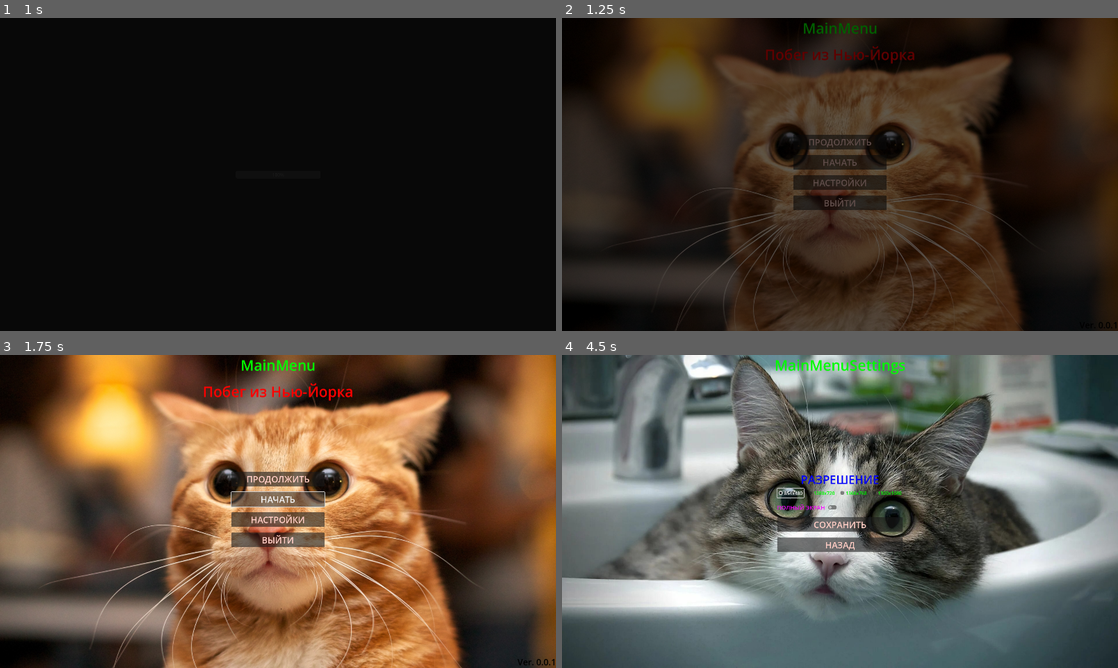
Above: before the commit, frames 1-4 (two rows, left to right).
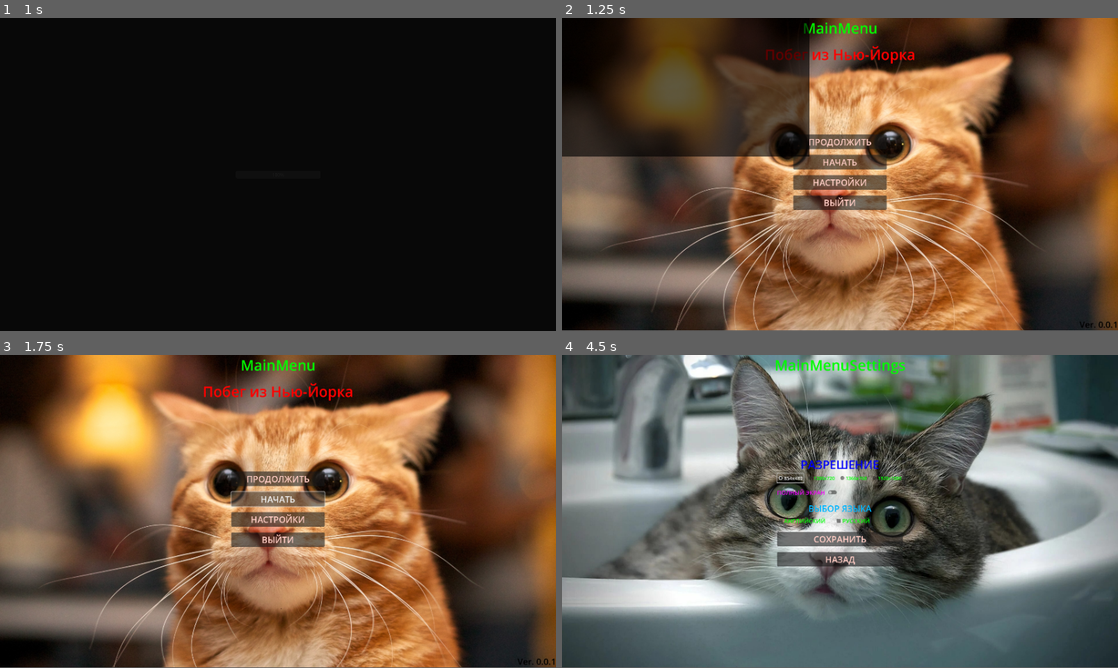
Above: after the commit, the same moments.

Repository: Kooler7/space_jail_break
Game: Godot game, scene res://main/main.tscn
The game is run twice, just before and just after one commit, with the same random seed, the same clock (stepped at 60 frames per second) and the same inputs.
Inputs:
- Up to frame 1 (1 s): no input
- Up to frame 2 (1.25 s): no input
- Up to frame 3 (1.75 s): click "НАЧАТЬ" at 1.25 s
- Up to frame 4 (4.5 s): click "НАЧАТЬ" at 2 s; click "ПРОДОЛЖИТЬ" at 2.75 s; click "НАСТРОЙКИ" at 3.5 s; click "854x480" at 4.25 s
In our replay, in frame 2 the window is 800x450 before the commit and 800x449 after it. These sizes can differ from the game's own. Grey fills any space a smaller window leaves; there, only what the larger window draws over its background counts as a difference.

Frame 1 is identical in both runs. In frame 2, 72% of the frame differs, in the area x 0-100%, y 0-100%; in frame 3, 2.0%; in frame 4, 4.5%.

Commit message:
ScreenSettings Done

Diff:
--- a/autoloads/Settings.gd
+++ b/autoloads/Settings.gd
@@ -1,11 +1,10 @@
 #settings.gd
 extends Node
 
-@onready var root : Viewport = get_viewport()
 @onready var window : Window = get_window()
 
-func _ready() -> void:
-	set_screen_resolution()
+#func _ready() -> void:
+	#set_screen_resolution()
 
 enum ScreenStates {
 	WINDOWED,
@@ -13,7 +12,7 @@
 }
 var current_screen_state : ScreenStates = ScreenStates.WINDOWED
 
-
+var camera : Camera2D
 var full_screen : bool = false
 var screen_resolution : int = 0
 var screen_sizes : Array = [
@@ -24,44 +23,30 @@
 	]
 
 
-func set_screen_resolution() -> void:
-	if screen_resolution == 0:
-		window.size = screen_sizes[0]
-		root.size = screen_sizes[0]
-#		screen_metrics()
-	elif screen_resolution == 1:
-		window.size = screen_sizes[1]
-		root.size = screen_sizes[1]
-#		screen_metrics()
-	elif screen_resolution == 2:
-		window.size = screen_sizes[2]
-		root.size = screen_sizes[2]
-#		screen_metrics()
-	elif screen_resolution == 3:
-		window.size = screen_sizes[3]
-		root.size = screen_sizes[3]
-#		screen_metrics()
+func check_screen_resolution() -> void:
+	match  screen_resolution:
+		0:
+			set_screen_resolution(screen_sizes[3], screen_sizes[0])
+		1:
+			set_screen_resolution(screen_sizes[3], screen_sizes[1])
+		2:
+			set_screen_resolution(screen_sizes[3], screen_sizes[2])
+		3:
+			set_screen_resolution(screen_sizes[3], screen_sizes[3])
+
+
+func set_screen_resolution(default_resolution : Vector2, new_resolution : Vector2):
+		DisplayServer.window_set_size(new_resolution)
+		window.content_scale_factor = default_resolution.x / new_resolution.x
+		camera.zoom.x = 1/window.content_scale_factor
+		camera.zoom.y = 1/window.content_scale_factor
+
 
 func toggle_fullscreen(new_state) -> void:
 	match new_state:
 		ScreenStates.WINDOWED:
 			DisplayServer.window_set_mode(DisplayServer.WINDOW_MODE_WINDOWED)
-			set_screen_resolution()
 			current_screen_state = ScreenStates.WINDOWED
 		ScreenStates.FULLSCREEN:
 			DisplayServer.window_set_mode(DisplayServer.WINDOW_MODE_FULLSCREEN)
-			set_screen_resolution()
 			current_screen_state = ScreenStates.FULLSCREEN
-	#full_screen = window.window_fullscreen
-	#if full_screen == false:
-		#full_screen = true
-		#window.window_fullscreen = full_screen
-		#await get_tree().idle_frame
-		#await get_tree().idle_frame
-		#set_screen_resolution()
-	#elif full_screen == true:
-		#full_screen = false
-		#window.window_fullscreen = full_screen
-		#await get_tree().idle_frame
-		#await get_tree().idle_frame
-		#set_screen_resolution()
--- a/levels/main_menu/main_menu.gd
+++ b/levels/main_menu/main_menu.gd
@@ -1,3 +1,4 @@
+#main_menu.gd
 extends Node2D
 
 
@@ -19,7 +20,8 @@
 
 
 func _ready() -> void:
-
+	Settings.camera = camera
+	Settings.check_screen_resolution()
 	version.text = "Ver. " + ProjectSettings.get_setting("application/config/version")
 
 
@@ -39,18 +41,3 @@
 
 func _on_settings_btn_pressed() -> void:
 	check_camera_position(CameraPositions.SETTINGS)
-
-#var pic_1 = preload("res://assets/test_jpgs/4.jpg")
-#var pic_2 = preload("res://assets/test_jpgs/355134-cat-meme-quote-funny-humor-grumpy-42.jpg")
-#var pic_3 = preload("res://assets/test_jpgs/Animals___Cats_SELF_white_cat_095290_.jpg")
-#var pic_4 = preload("res://assets/test_jpgs/f12fe53d19fa073038774720b0ef75f6.jpg")
-#var pic_5 = preload("res://assets/test_jpgs/i.jpg")
-#var pic_6 = preload("res://assets/test_jpgs/meglepett-macska.jpg")
-#var pic_7 = preload("res://assets/test_jpgs/0c62615055ff1900688ad42c72b30b55.jpeg")
-#var pic_8 = preload("res://assets/test_jpgs/9bfe57644761a34c1444cb0dd4e79094.jpg")
-#var pic_9 = preload("res://assets/test_jpgs/90fabec49d86b364b1ba52c5c23df0c5.jpg")
-#var pic_10 = preload("res://assets/test_jpgs/471baba01fc91c78a40664469e6aa92f.jpg")
-#var pic_11 = preload("res://assets/test_jpgs/72109ba9e1ff595f34ed59f94349eb1b.jpg")
-#var pic_12 = preload("res://assets/test_jpgs/245230.jpg")
-#var pic_13 = preload("res://assets/test_jpgs/55117958-4177-l__2176.jpg")
-#var pic_14 = preload("res://assets/test_jpgs/Animals___Cats_SELF_white_cat_095290_.jpg")
--- a/levels/main_menu/main_menu.tscn
+++ b/levels/main_menu/main_menu.tscn
@@ -133,6 +133,34 @@
 [node name="FullScreenSwitcher" parent="SettingsBG/VBoxContainer2" instance=ExtResource("5_katyy")]
 layout_mode = 2
 
+[node name="LanguageSwitcher" type="VBoxContainer" parent="SettingsBG/VBoxContainer2"]
+layout_mode = 2
+
+[node name="Language" type="Label" parent="SettingsBG/VBoxContainer2/LanguageSwitcher"]
+layout_mode = 2
+theme_override_colors/font_color = Color(0, 0.713726, 1, 1)
+theme_override_font_sizes/font_size = 30
+text = "ВЫБОР ЯЗЫКА"
+horizontal_alignment = 1
+
+[node name="HBoxContainer" type="HBoxContainer" parent="SettingsBG/VBoxContainer2/LanguageSwitcher"]
+layout_mode = 2
+theme_override_constants/separation = 30
+
+[node name="English" type="CheckBox" parent="SettingsBG/VBoxContainer2/LanguageSwitcher/HBoxContainer"]
+layout_mode = 2
+size_flags_horizontal = 0
+theme_override_colors/font_color = Color(0, 1, 0, 1)
+theme_override_font_sizes/font_size = 20
+text = "АНГЛИЙСКИЙ"
+
+[node name="Russian" type="CheckBox" parent="SettingsBG/VBoxContainer2/LanguageSwitcher/HBoxContainer"]
+layout_mode = 2
+size_flags_horizontal = 8
+theme_override_colors/font_color = Color(0, 1, 0, 1)
+theme_override_font_sizes/font_size = 20
+text = "РУССКИЙ"
+
 [node name="SaveSettingsBtn" type="Button" parent="SettingsBG/VBoxContainer2"]
 custom_minimum_size = Vector2(0, 40)
 layout_mode = 2
--- a/levels/main_menu/mm_elements/resolution_switcher/resolution_switcher.gd
+++ b/levels/main_menu/mm_elements/resolution_switcher/resolution_switcher.gd
@@ -4,15 +4,15 @@
 @export var resolutions_button_group : ButtonGroup
 
 var resolution_buttons : Array
-var my_array = [10, 20, 30, 40, 50]
+
 
 
 func _ready() -> void:
 	resolution_buttons = resolutions_button_group.get_buttons()
 	resolution_buttons.sort()
-	my_array.sort()
 	for button in resolution_buttons:
 		button.pressed.connect(on_button.bind(button))
+	resolution_buttons[Settings.screen_resolution].button_pressed = true
 
 
 func on_button(button : CheckBox):
@@ -23,13 +23,13 @@
 	match button.name:
 		size_0:
 			Settings.screen_resolution = 0
-			Settings.set_screen_resolution()
+			Settings.check_screen_resolution()
 		size_1:
 			Settings.screen_resolution = 1
-			Settings.set_screen_resolution()
+			Settings.check_screen_resolution()
 		size_2:
 			Settings.screen_resolution = 2
-			Settings.set_screen_resolution()
+			Settings.check_screen_resolution()
 		size_3:
 			Settings.screen_resolution = 3
-			Settings.set_screen_resolution()
+			Settings.check_screen_resolution()
--- a/levels/main_menu/mm_elements/resolution_switcher/resolution_switcher.tscn
+++ b/levels/main_menu/mm_elements/resolution_switcher/resolution_switcher.tscn
@@ -21,6 +21,7 @@
 [node name="854x480" type="CheckBox" parent="Buttons"]
 layout_mode = 2
 theme_override_colors/font_color = Color(0, 1, 0, 1)
+button_pressed = true
 button_group = ExtResource("1_7n7rt")
 text = "854x480"
 
--- a/main/main.gd
+++ b/main/main.gd
@@ -12,6 +12,7 @@
 @onready var black_screen : BlackScreen = $BlackScreen
 @onready var loading_screen : LoadingScreen = $LoadingScreen
 @onready var level_viewer : Node = $LevelVeiwer
+
 
 
 func _ready() -> void:
--- a/project.godot
+++ b/project.godot
@@ -25,9 +25,8 @@
 
 window/size/viewport_width=1920
 window/size/viewport_height=1080
-window/size/resizable=false
 window/stretch/mode="viewport"
-window/stretch/aspect="ignore"
+window/stretch/aspect="expand"
 
 [rendering]
 
